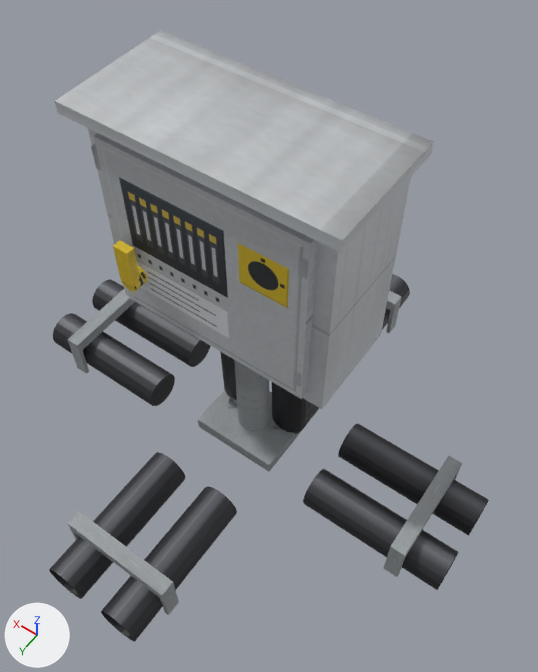
What one commit did to the OBJ model src/main/resources/assets/electricity/models/pv_combiner/pv_combiner.obj.
Rendered twice from a 50 mm camera at (-0.527, 0.68, 1.415) aimed at (-0.049, 0.012, 0.365). Lighting does not change. The marker at lower left points along +X, +Y and +Z. The older version comes first. Where no turn or scale is listed for an object, it has been applied to the vertices.

The first picture shows 'door', 'enclosure', 'entry_east', 'entry_north', 'entry_south', 'entry_west', 'post', 'rotate_handle'.
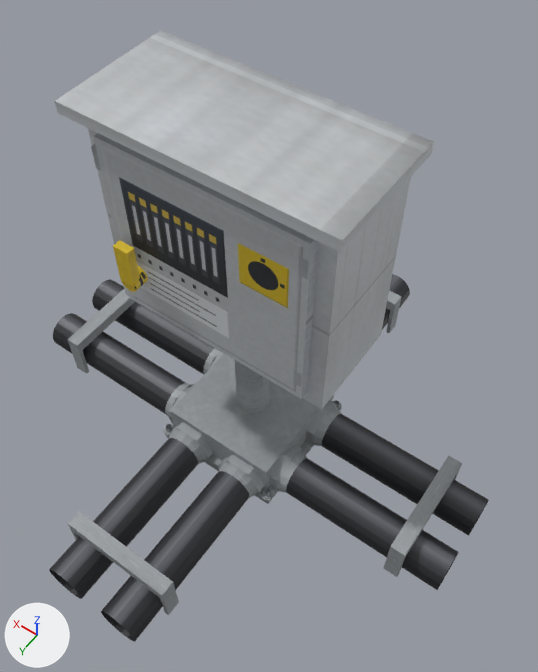
The change, as a diff of the scene's bpy script:
```diff
--- a/src/main/resources/assets/electricity/models/pv_combiner/pv_combiner.obj.py
+++ b/src/main/resources/assets/electricity/models/pv_combiner/pv_combiner.obj.py
@@ me_entry_east @@
-me_entry_east.from_pydata(...)  # 84 vertices, 52 faces; spans x 0.2..0.5, y -0.115..0.115, z 0.0..0.107
+me_entry_east.from_pydata(...)  # 172 vertices, 114 faces; spans x 0.122..0.5, y -0.115..0.115, z -0.011..0.107
+# me_entry_east part 1: a new loose piece of 32 vertices spanning x 0.14..0.164, y 0.018..0.114, z -0.007..0.089, in mat_steel (picture img_pv_steel_png)
+# me_entry_east part 2: a new loose piece of 32 vertices spanning x 0.14..0.164, y -0.114..-0.018, z -0.007..0.089, in mat_steel (picture img_pv_steel_png)
+# me_entry_east part 3: 32 vertices moved from x 0.2, y -0.106..0.106, z 0.0..0.081 to x 0.157, y -0.106..0.106, z 0.0..0.081; 24 vertices added at x 0.122..0.14, y -0.111..0.111, z -0.011..0.093
 me_entry_east.materials.append(mat_core)
@@ me_entry_north @@
-me_entry_north.from_pydata(...)  # 84 vertices, 52 faces; spans x -0.115..0.115, y 0.2..0.5, z 0.0..0.107
+me_entry_north.from_pydata(...)  # 172 vertices, 114 faces; spans x -0.118..0.118, y 0.122..0.5, z -0.007..0.107
+# me_entry_north part 4: a new loose piece of 32 vertices spanning x -0.114..-0.018, y 0.14..0.164, z -0.007..0.089, in mat_steel (picture img_pv_steel_png)
+# me_entry_north part 5: a new loose piece of 32 vertices spanning x 0.018..0.114, y 0.14..0.164, z -0.007..0.089, in mat_steel (picture img_pv_steel_png)
+# me_entry_north part 6: 32 vertices moved from x -0.106..0.106, y 0.2, z 0.0..0.081 to x -0.106..0.106, y 0.157, z 0.0..0.081; 24 vertices added at x -0.118..0.118, y 0.122..0.14, z -0.004..0.086
 me_entry_north.materials.append(mat_core)
@@ me_entry_west @@
-me_entry_west.from_pydata(...)  # 84 vertices, 52 faces; spans x -0.5..-0.2, y -0.115..0.115, z 0.0..0.107
+me_entry_west.from_pydata(...)  # 172 vertices, 114 faces; spans x -0.5..-0.122, y -0.115..0.115, z -0.011..0.107
+# me_entry_west part 7: a new loose piece of 32 vertices spanning x -0.164..-0.14, y -0.114..-0.018, z -0.007..0.089, in mat_steel (picture img_pv_steel_png)
+# me_entry_west part 8: a new loose piece of 32 vertices spanning x -0.164..-0.14, y 0.018..0.114, z -0.007..0.089, in mat_steel (picture img_pv_steel_png)
+# me_entry_west part 9: 32 vertices moved from x -0.2, y -0.106..0.106, z 0.0..0.081 to x -0.157, y -0.106..0.106, z 0.0..0.081; 24 vertices added at x -0.14..-0.122, y -0.111..0.111, z -0.011..0.093
 me_entry_west.materials.append(mat_core)
@@ me_post @@
-me_post.from_pydata(...)  # 420 vertices, 321 faces; spans x -0.106..0.106, y -0.18..0.075, z 0.0..0.71
+me_post.from_pydata(...)  # 428 vertices, 339 faces; spans x -0.143..0.143, y -0.143..0.143, z 0.0..0.71
+# me_post part 10: a new loose piece, a box spanning x -0.136..0.136, y -0.136..0.136, z 0.0..0.026, in mat_plate (picture img_pv_plate_png)
+# me_post part 11: the loose piece of 12 vertices spanning x -0.066..-0.052, y -0.006..0.006, z 0.03..0.045 is moved by (-0.07, 0.129, -0.004)
+# me_post part 12: the loose piece of 32 vertices spanning x -0.073..-0.045, y -0.014..0.014, z 0.029..0.031 is moved by (-0.07, 0.129, -0.004)
+# me_post part 13: the loose piece of 12 vertices spanning x -0.069..-0.049, y -0.012..0.012, z 0.03..0.033 is moved by (-0.07, 0.129, -0.004)
+# me_post part 14: the loose piece of 12 vertices spanning x 0.052..0.066, y -0.006..0.006, z 0.03..0.045 is moved by (-0.188, -0.129, -0.004)
+# me_post part 15: the loose piece of 12 vertices spanning x 0.049..0.069, y -0.012..0.012, z 0.03..0.033 is moved by (-0.188, -0.129, -0.004)
+# me_post part 16: the loose piece of 48 vertices spanning x 0.025..0.106, y -0.18..0.001, z 0.0..0.395 is deleted
+# me_post part 17: the loose piece of 48 vertices spanning x -0.106..-0.025, y -0.18..0.001, z 0.0..0.395 is deleted
+# me_post part 18: the loose piece of 8 vertices spanning x -0.095..0.095, y -0.075..0.075, z 0.0..0.03 is deleted
+# me_post part 19: 8 vertices added at x -0.122..0.122, y -0.122..0.122, z 0.02..0.1
+# other edits to the shape of me_post do not show in these pictures
 me_post.materials.append(mat_steel)
@@ me_post @@
 me_post.materials.append(mat_steel_end)
-me_post.materials.append(mat_core)  # picture img_dc_core_png
```

Changed parts and their boxes [x1, y1, x2, y2] in the pictures (538 x 672 px; the box of a moved part takes in the faces that stretch with it):
'entry_north', reshaped (15% wider, 16% taller)
    before: [49, 452, 237, 642]
    after: [49, 422, 265, 642]
'entry_west', reshaped (18% wider, 13% taller)
    before: [303, 423, 489, 590]
    after: [270, 401, 489, 590]
'post', reshaped
    before: [198, 352, 319, 472]
    after: [163, 354, 342, 504]
'entry_east', reshaped
    before: [53, 279, 210, 406]
    after: [53, 279, 224, 423]
part 1 of me_entry_east, added
    after: [165, 383, 193, 420]
part 2 of me_entry_east, added
    after: [203, 348, 219, 375]
part 3 of me_entry_east, moved or reshaped
    before: [151, 338, 210, 406]
    after: [151, 338, 224, 423]
part 4 of me_entry_north, added
    after: [218, 462, 258, 498]
part 5 of me_entry_north, added
    after: [169, 429, 207, 464]
part 6 of me_entry_north, moved or reshaped
    before: [154, 452, 237, 515]
    after: [154, 422, 265, 515]
part 7 of me_entry_west, added
    after: [312, 406, 342, 446]
part 8 of me_entry_west, added
    after: [276, 451, 307, 492]
part 9 of me_entry_west, moved or reshaped
    before: [303, 423, 360, 506]
    after: [270, 401, 360, 506]
part 10 of me_post, added
    after: [166, 401, 333, 504]
part 11 of me_post, moved or reshaped
    before: [273, 425, 279, 433]
    after: [264, 488, 270, 496]
part 12 of me_post, moved or reshaped
    before: [270, 426, 282, 436]
    after: [261, 488, 274, 501]
part 13 of me_post, moved or reshaped
    before: [270, 427, 281, 435]
    after: [261, 489, 273, 499]
part 14 of me_post, moved or reshaped
    before: [229, 398, 235, 406]
    after: [333, 400, 339, 408]
part 15 of me_post, moved or reshaped
    before: [227, 400, 237, 408]
    after: [335, 403, 341, 410]
part 16 of me_post, deleted
    before: [220, 352, 270, 401]
part 17 of me_post, deleted
    before: [272, 382, 319, 435]
part 18 of me_post, deleted
    before: [198, 390, 308, 472]
part 19 of me_post, added
    after: [171, 354, 333, 489]
